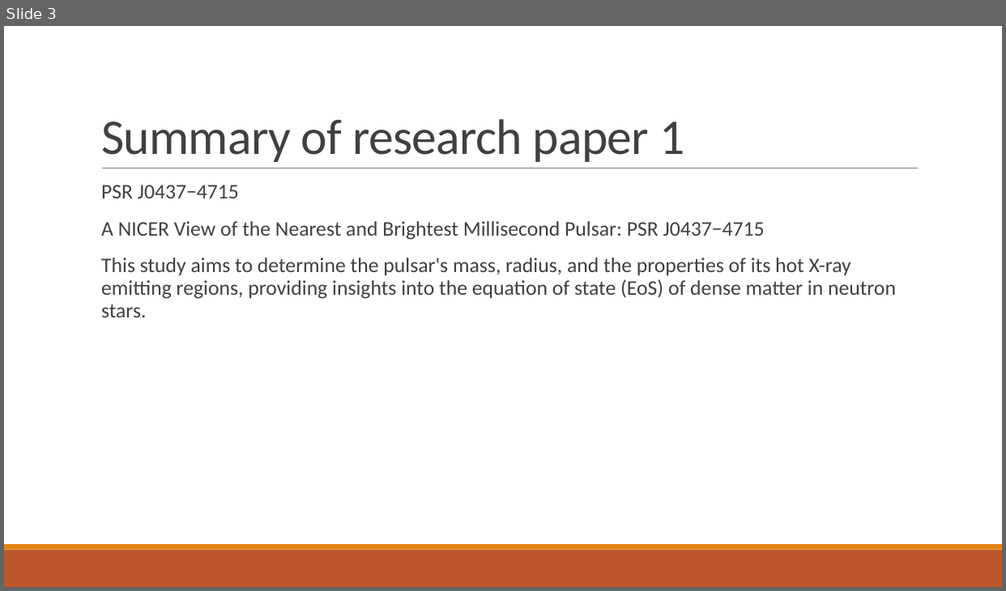
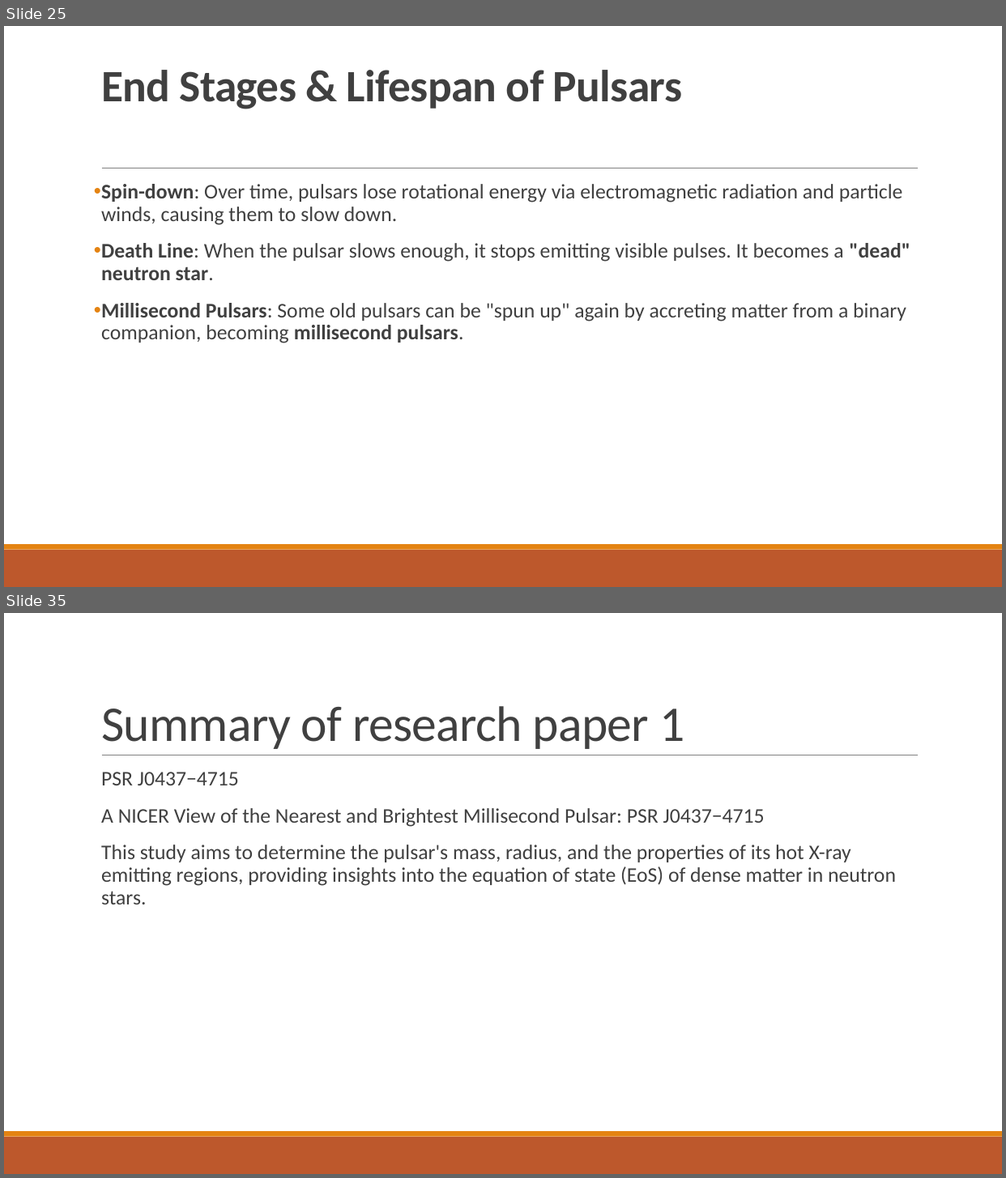
Before and after one commit to Avanee03/PPM-of-Neutron-star-Unveiling-hot-spot-geometry, a slide deck: Initial presentation.pptx. Shown one above the other, each under a label of ours: slide 3 before the commit, slides 25 and 35 after it; the slides between them are not shown. The pictures are 1006x591 and 1006x1178 pixels, drawn with LibreOffice and Linux fonts; fonts in the diff are those of the drawing. Boxes give left, top, right and bottom in pixels: in the first picture for what was removed or moved away, otherwise in the second. Text is boxed around its words. In the diff, an @@ line names an element or a change of style, - is before the commit and + after.

```diff
--- a/Initial presentation.pptx
+++ b/Initial presentation.pptx
@@ slide 25 added at [4, 26, 1002, 587], background #FFFFFF; not listed: 3 template elements that a slide beside it also shows @@
@@ title added at [101, 70, 682, 109], 43.2 pt, text #404040, bold @@
+End Stages & Lifespan of Pulsars
@@ text added at [101, 184, 910, 344], 20 pt, text #404040 @@
+• Spin-down: Over time, pulsars lose rotational energy via electromagnetic radiation and particle winds, causing them to slow down.
+• Death Line: When the pulsar slows enough, it stops emitting visible pulses. It becomes a "dead" neutron star.
+• Millisecond Pulsars: Some old pulsars can be "spun up" again by accreting matter from a binary companion, becoming millisecond pulsars.
@@ what was slide 3 is now slide 35 @@
```
Also in this commit, not shown: 31 other slides added.
